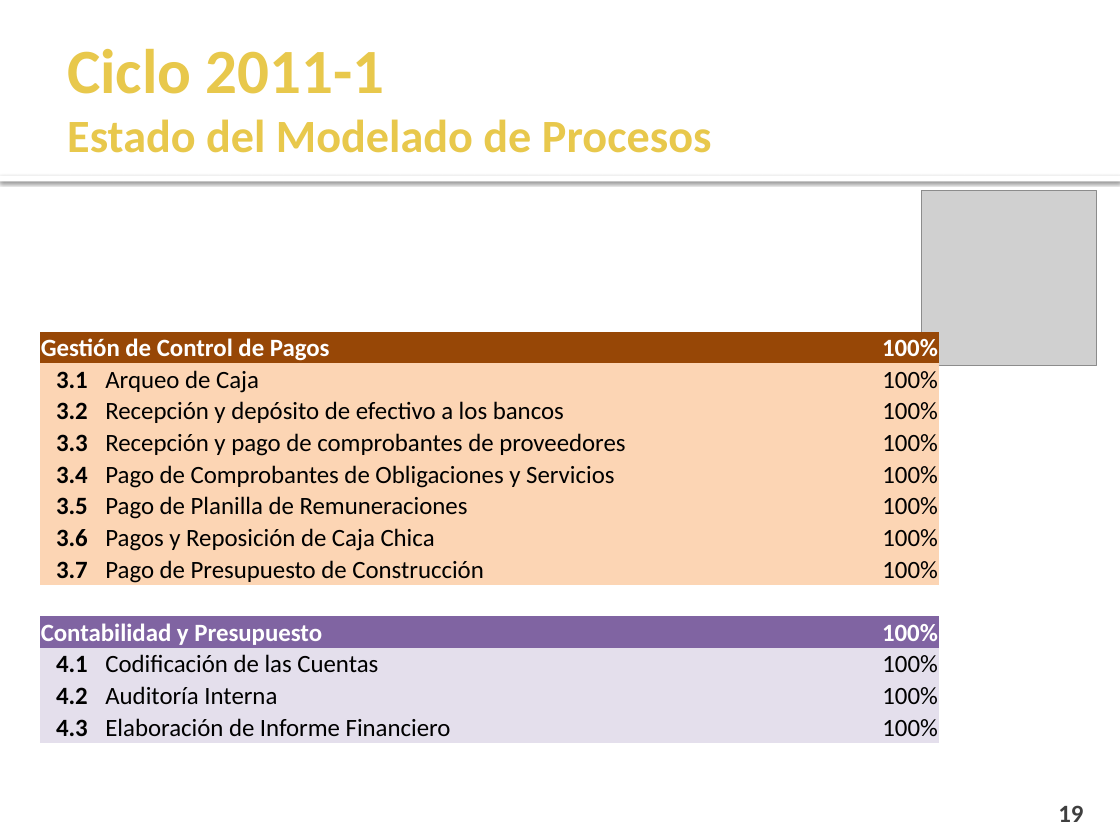
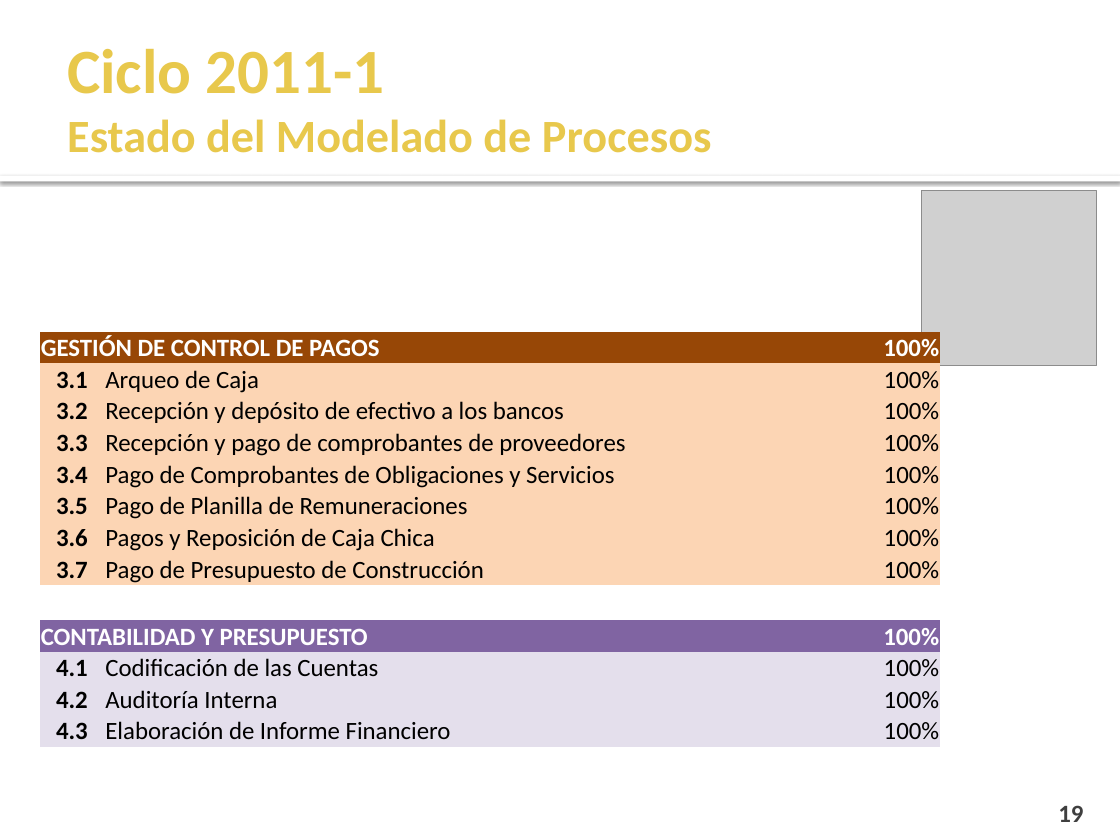
Before and after one commit to cms/proyecto-fya, a slide deck: slide 19 of Presentacion Final Ciclo 2011-1/Presentación Semana 17.pptx. Drawn at 1120x840 pixels with LibreOffice and Linux fonts; fonts in the diff are those of the drawing; grey boxes stand for pictures; background and template pictures are left out. Boxes give left, top, right and bottom in pixels: in the first picture for what was removed or moved away, otherwise in the second. Text is boxed around its words. In the diff, an @@ line names an element or a change of style, - is before the commit and + after.

```diff
--- a/Presentacion Final Ciclo 2011-1/Presentación Semana 17.pptx
+++ b/Presentacion Final Ciclo 2011-1/Presentación Semana 17.pptx
@@ table at bbox=[39, 332, 937, 744] @@
-column 1, row 1: Gestión de Control de Pagos
+column 1, row 1: GESTIÓN DE CONTROL DE PAGOS
-column 1, row 10: Contabilidad y Presupuesto
+column 1, row 10: CONTABILIDAD Y PRESUPUESTO
+column 7:  |  |  |  |  |  |  |  |  |  |  |  | 
```
Also in this commit, not shown: 2 other slides changed, 9 slides added.
